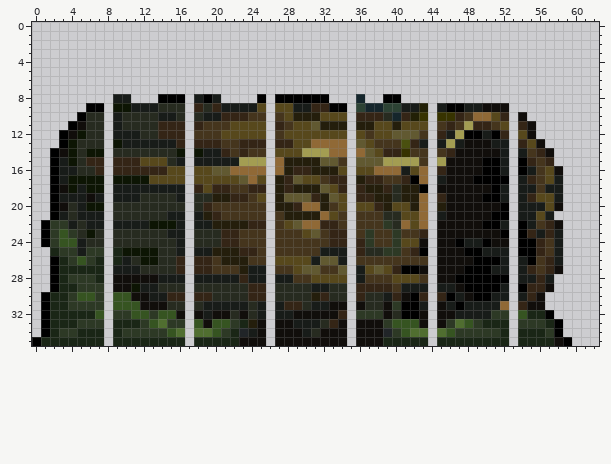
File history of a pixel-art sprite, Tiles/Structures/LogS.png. The picture above is the old version.
The file is 126x72 pixels, drawn in blocks of 2x2; one block is one cell here. Colours within 5 levels of each other are drawn and written as one.
New version:
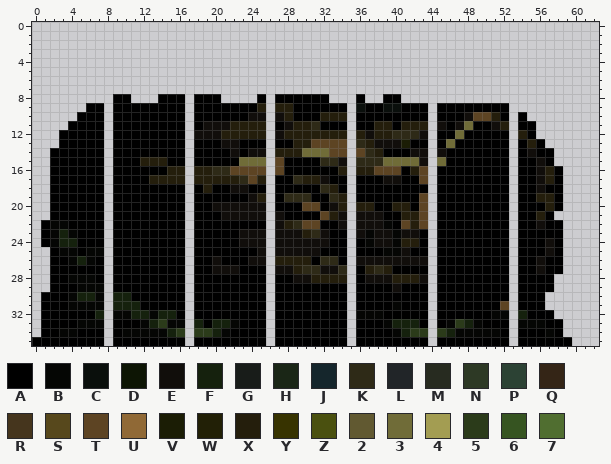
Palette (. is transparent): A #000000  B #050604  C #0a0f0c  D #0d1504  E #110e0b  F #15210d  G #181c19  H #1a2616  J #15262c  K #2e2a17  L #212528  M #272b20  N #2d3925  P #2c4234  Q #342516  R #45351d  S #57481c  T #5d4423  U #906936  V #1b1d05  W #222006  X #241e0c  Y #373300  Z #4a500f  2 #615931  3 #706c38  4 #a39d52  5 #2b3b1a  6 #365421  7 #506e30
Change:
@@ x 0..62 @@
  7 ...............................................................
- 8 .........GG...AAA.GAG....A.AAAAAA...J..AA......................
- 9 ......AA.DDGGGMMM.QMQGGGGS.SSGGQQAA.PJJPPGGW.GAAGGEEE..........
-10 .....AMM.GMMMMGGM.MGGQQQRR.RSXXXSSS.QQQMJQWY.YYQRUUSQ.E........
-11 ....AEMM.GMMMMQQQ.QRRRSSSS.QRSS2XXX.XXSSXSSS.RQR4QQRS.QE.......
-12 ...AEDMM.GGGMMQQQ.RRRSSSSS.RSSSSSSS.SRSS222R.QG4AAGAQ.SE.......
-13 ...ADMMM.DGGGGGGQ.QQQRRQQQ.QQSSUUUU.2SRRRZQG.G4GEEEGG.QSE......
-14 ..AEDMDD.MMMMMMMD.DGGQRQRR.SSS444UU.U2SQQYRR.RQEEEEEG.GRQE.....
-15 ..AGDMQQ.QQQSSSMG.GGGGG444.UXXXX22R.2224444R.4EEEEAAG.AQRQ.....
-16 ..AGGMMQ.QQQQQQSS.SS22UUUU.UXQQXXXS.SSUUUGSU.QEEEEAAG.AGRSE....
-17 ..AGDDDD.DDDDSSSS.SSSSS2US.XQ2SSRQQ.XQQRRQAU.GEEEAAAA.GQRSG....
-18 ..AEDGDD.GGGGGGGG.QSQQRRQQ.XQXXX2SQ.QXXQMXXA.EEEEEEAG.GGRGG....
-19 ..AGGGEG.GGGMMMMG.MMXXQQRS.X222QX2S.QQXXMXXU.QEEEEAAG.GQSSG....
-20 ..AEMGDD.MMMMMMMM.MQRRRRRR.XXQUUXRS.SSQXSSXU.XEEEEEEA.GGGSE....
-21 ..AGMGGG.MMMMMMGG.GXQRRRRR.RXXXXUSR.RRRMMSSU.GEEEEEAA.GGSG.....
-22 .ANNGMGG.GGGGDDDG.GGXXXXQQ.RS2UUQQR.RRRNMUSU.EEEEEAAG.AGRQE....
-23 .AN6NMDM.MMMMMMGG.MMMQQRRR.RRRS2RQQ.RNRRNRRQ.EEEEEEEA.AQGQG....
-24 .AN66GMM.MMMMMMMG.MMMQQRRR.RRRRRRQQ.QNRRNSSE.EEAGGAEE.AAQRG....
-25 ..HNNGNN.HDDDDMMG.GGXXXQQR.RRRRRGGG.QMMNNRQA.EEEAAGGG.AAQRG....
-26 ..AHN6NH.HGMDDMMQ.QQRXXXRR.SSSSG22G.RRRRRRRR.EEEEAAAG.GARQG....
-27 ..AHHHHH.GGGMMMMQ.QQRRRXGG.RRS22RR2.GS2SQAAE.EEEAAAGG.GQRQE....
-28 ..AHNNNH.EEEEEGGG.GGGGGQGG.GGRRSSSS.GRRRSSSR.EEAAAAAA.GGQG.....
-29 ..AHHNNN.EEDGGMMM.MMMMMMQQ.MMMMGGMM.QQQQRGGG.GGEAAAAG.AQQE.....
-30 .AHHN66N.66EEGGQQ.QQMMMMQQ.MMMMXQMM.QMMGQEAQ.QAGEAAGG.GQE......
-31 .AHHNNNN.666EEEMM.MGGGGGMG.GQQMGGEE.EMMENAAG.EGAGGGGU.QEE......
-32 .AHHHHH6.NN66N66E.EGEEMEMG.GGEEEEEQ.NNNEMAAE.EEGGGGNN.6HHA.....
-33 .AHHHNNN.HHHN67NN.6E66NHXE.EEGGGMQE.EEEN666E.EN76NHHH.NNNHA....
-34 .AHNNHHH.HNNNNN67.776NHLGE.EEEGMEEE.EEELN677.76NNNNNH.HHHNA....
-35 AHHHHHHH.HHHHHHHH.HHHHHEEE.EEEEEEEE.EEEHHHHH.HHHHHHHH.HHHHEA...
+ 8 .........AA...AAA.AAA....A.AAAAAA...A..AA......................
+ 9 ......AA.AAAAAAAA.AAAAAAAX.XXAAAAAA.CAACCAAA.AAAAAAAA..........
+10 .....AAA.AAAAAAAA.AAAAAAEE.EXAAAXXX.AAAAAAAA.AAAETTXA.A........
+11 ....AAAA.AAAAAAAA.AEEEXXXX.AEXXKAAA.AAXXAXXX.EAE3AAEX.AA.......
+12 ...AAAAA.AAAAAAAA.EEEXXXXX.EXXXXXXX.XEXXKKKE.AA3AAAAA.XA.......
+13 ...AAAAA.AAAAAAAA.AAAEEAAA.AAXXTTTT.KXEEEVAA.A3AAAAAA.AXA......
+14 ..AAAAAA.AAAAAAAA.AAAAEAEE.XXX333TT.TKXAAAEE.EAAAAAAA.AEAA.....
+15 ..AAAAAA.AAAXXXAA.AAAAA333.TAAAAKKE.KKK3333E.3AAAAAAA.AAEA.....
+16 ..AAAAAA.AAAAAAXX.XXKKTTTT.TAAAAAAX.XXTTTAXT.AAAAAAAA.AAEXA....
+17 ..AAAAAA.AAAAXXXX.XXXXXKTX.AAKXXEAA.AAAEEAAT.AAAAAAAA.AAEXA....
+18 ..AAAAAA.AAAAAAAA.AXAAEEAA.AAAAAKXA.AAAAAAAA.AAAAAAAA.AAEAA....
+19 ..AAAAAA.AAAAAAAA.AAAAAAEX.AKKKAAKX.AAAAAAAT.AAAAAAAA.AAXXA....
+20 ..AAAAAA.AAAAAAAA.AAEEEEEE.AAATTAEX.XXAAXXAT.AAAAAAAA.AAAXA....
+21 ..AAAAAA.AAAAAAAA.AAAEEEEE.EAAAATXE.EEEAAXXT.AAAAAAAA.AAXA.....
+22 .ABBAAAA.AAAAAAAA.AAAAAAAA.EXKTTAAE.EEEBATXT.AAAAAAAA.AAEAA....
+23 .ABFBAAA.AAAAAAAA.AAAAAEEE.EEEXKEAA.EBEEBEEA.AAAAAAAA.AAAAA....
+24 .ABFFAAA.AAAAAAAA.AAAAAEEE.EEEEEEAA.ABEEBXXA.AAAAAAAA.AAAEA....
+25 ..ABBABB.AAAAAAAA.AAAAAAAE.EEEEEAAA.AAABBEAA.AAAAAAAA.AAAEA....
+26 ..AABFBA.AAAAAAAA.AAEAAAEE.XXXXAKKA.EEEEEEEE.AAAAAAAA.AAEAA....
+27 ..AAAAAA.AAAAAAAA.AAEEEAAA.EEXKKEEK.AXKXAAAA.AAAAAAAA.AAEAA....
+28 ..AABBBA.AAAAAAAA.AAAAAAAA.AAEEXXXX.AEEEXXXE.AAAAAAAA.AAAA.....
+29 ..AAABBB.AAAAAAAA.AAAAAAAA.AAAAAAAA.AAAAEAAA.AAAAAAAA.AAAA.....
+30 .AAABFFB.FFAAAAAA.AAAAAAAA.AAAAAAAA.AAAAAAAA.AAAAAAAA.AAA......
+31 .AAABBBB.FFFAAAAA.AAAAAAAA.AAAAAAAA.AAAABAAA.AAAAAAAT.AAA......
+32 .AAAAAAF.BBFFBFFA.AAAAAAAA.AAAAAAAA.BBBAAAAA.AAAAAABB.FAAA.....
+33 .AAAABBB.AAABF5BB.FAFFBAAA.AAAAAAAA.AAABFFFA.AB5FBAAA.BBBAA....
+34 .AABBAAA.ABBBBBF5.55FBAAAA.AAAAAAAA.AAAABF55.5FBBBBBA.AAABA....
+35 AAAAAAAA.AAAAAAAA.AAAAAAAA.AAAAAAAA.AAAAAAAA.AAAAAAAA.AAAAAA...
Pixel boxes of the changes (left, top, right, bottom) in both pictures:
changed: (41, 94, 563, 346)
